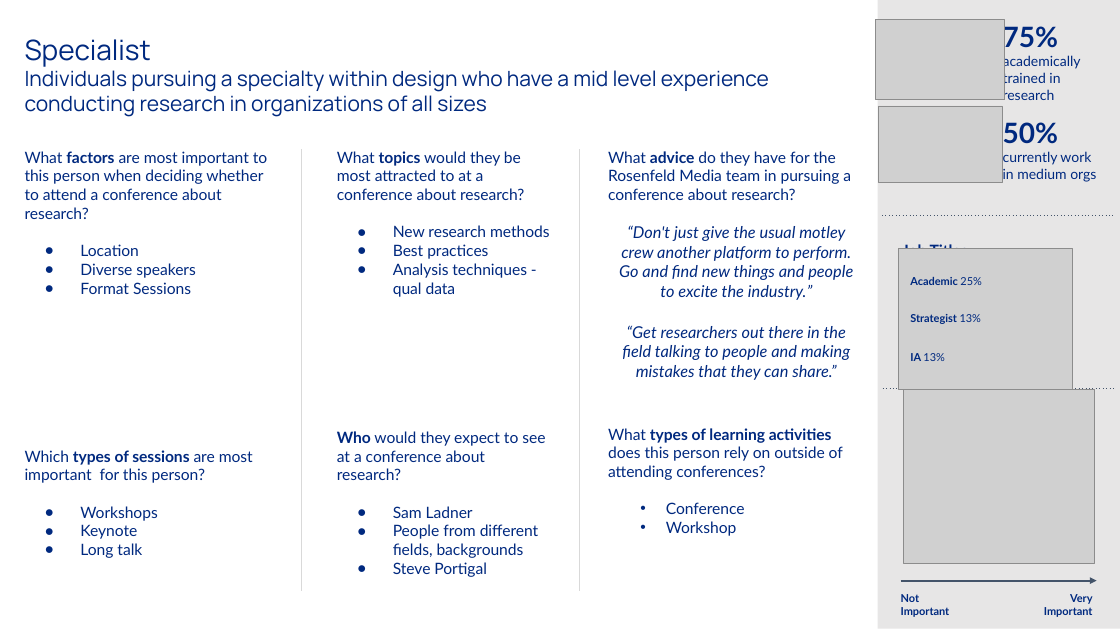
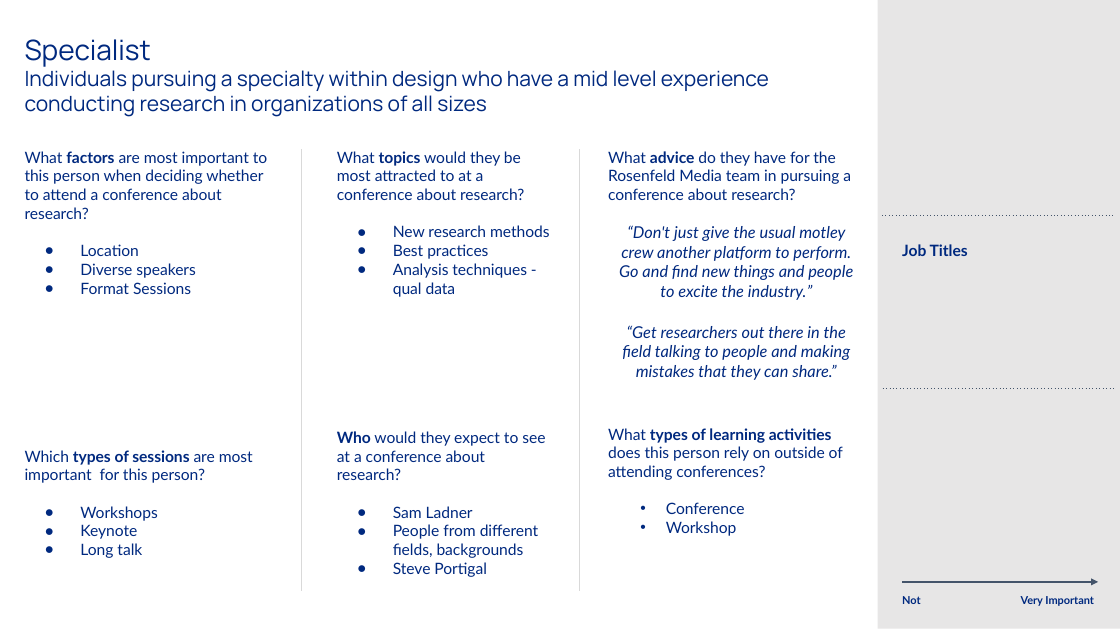
Before and after one commit to PersonaPredicta/Survey_Says..., a slide deck: slide 6 of established_personas.pptx. Drawn at 1120x630 pixels with LibreOffice and Linux fonts; fonts in the diff are those of the drawing; grey boxes stand for pictures. Boxes give left, top, right and bottom in pixels: in the first picture for what was removed or moved away, otherwise in the second. Text is boxed around its words. In the diff, an @@ line names an element or a change of style, - is before the commit and + after.

```diff
--- a/established_personas.pptx
+++ b/established_personas.pptx
@@ group removed at (875,19,1096,389): 5 texts, 3 pictures @@
-75%
-academically trained in research
-50%
-currently work in medium orgs
-Academic 25%
-Strategist 13%
-IA 13%
@@ picture removed at (903,390,1095,564) @@
@@ text at (1021,596,1094,606): text changed @@
-Very
-Important
+Very Important
@@ text at (901,607,950,617): paragraph removed @@
-Important
```
Also in this commit, not shown: 4 other slides changed.
